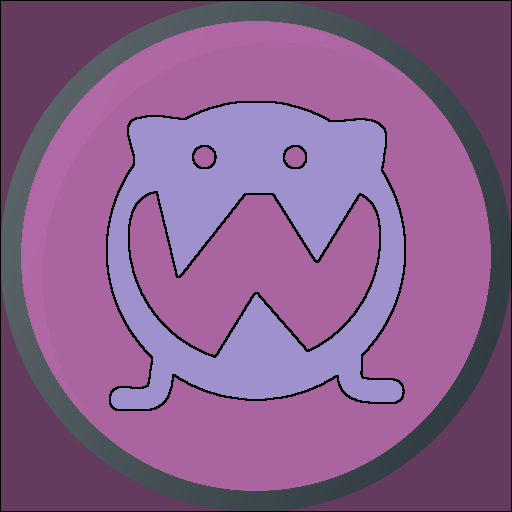
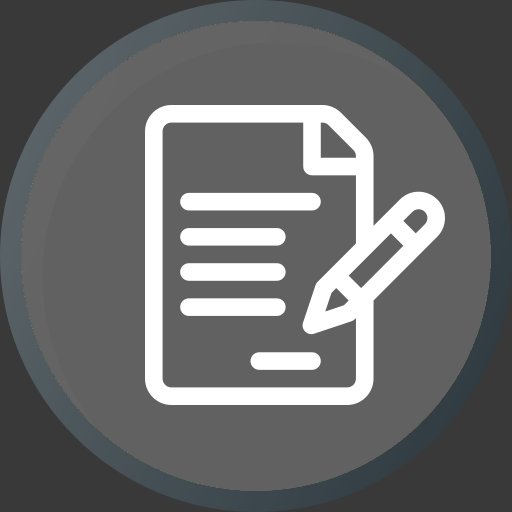
Layer changes from the first w=512, h=512 image to the second:
added layer "contract.svg" in group "Contents" over [145, 105, 445, 405]
hid "Monster" over [0, 0, 512, 512]
added layer "grey" in group "Colors" over [0, 0, 512, 512]
hid "Blue1 #4" over [0, 0, 512, 512]
